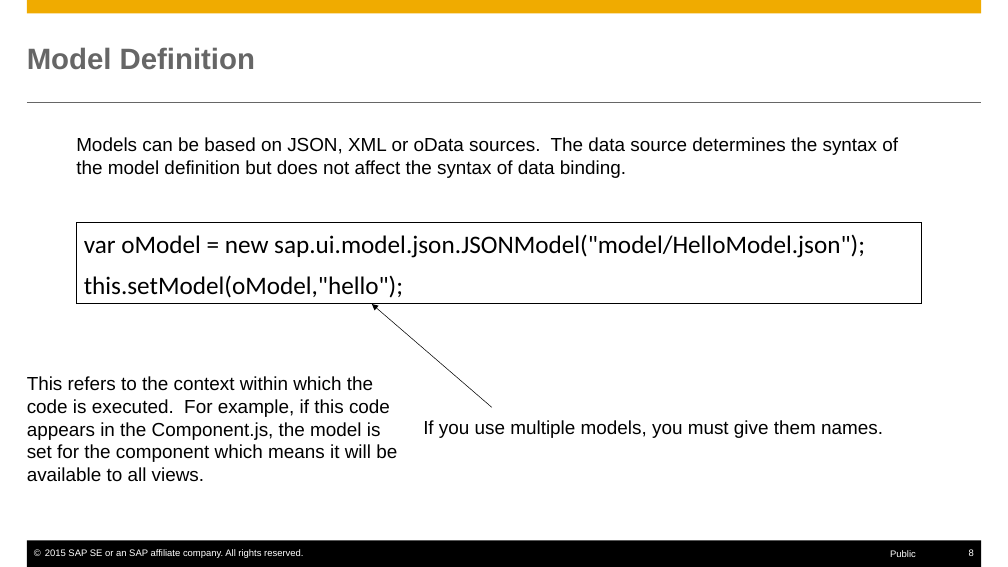
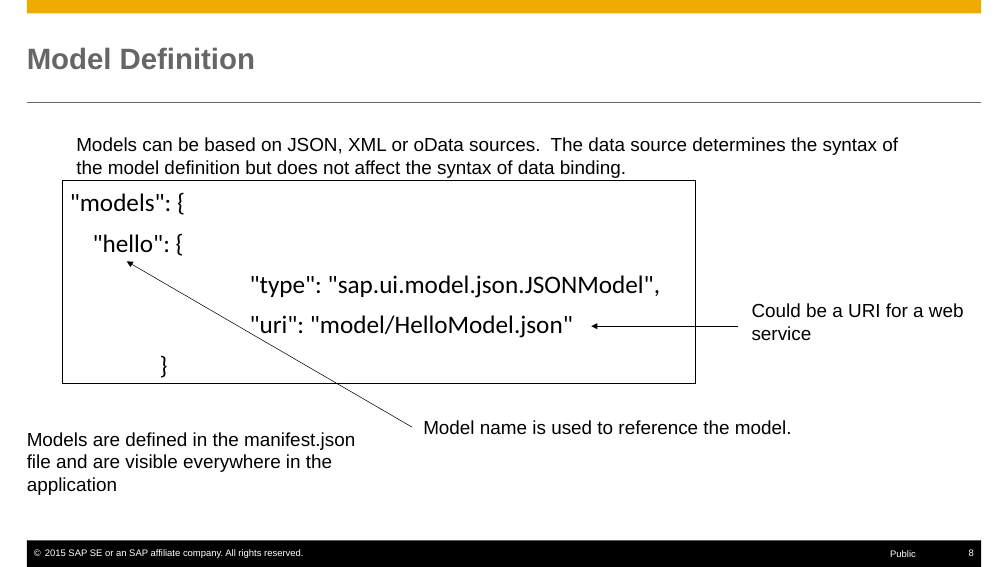
Before and after one commit to rosshigh/UI5, a slide deck: slide 8 of Notes/SAPUI5-DataBinding.pptx. Drawn at 1008x567 pixels with LibreOffice and Linux fonts; fonts in the diff are those of the drawing. Boxes give left, top, right and bottom in pixels: in the first picture for what was removed or moved away, otherwise in the second. Text is boxed around its words. In the diff, an @@ line names an element or a change of style, - is before the commit and + after.

```diff
--- a/Notes/SAPUI5-DataBinding.pptx
+++ b/Notes/SAPUI5-DataBinding.pptx
@@ rectangle ""models": {": place and size @@
-rectangle ""models": {" at bbox=[76, 222, 921, 304]
+rectangle ""models": {" at bbox=[63, 181, 695, 384]
@@ text in rectangle at bbox=[70, 193, 660, 340]: text changed @@
-var oModel = new sap.ui.model.json.JSONModel("model/HelloModel.json");
-this.setModel(oModel,"hello");
+"models": {
+"hello": {
+"type": "sap.ui.model.json.JSONModel",
+"uri": "model/HelloModel.json"
+}
@@ arrow moved from (492, 407) - (372, 304) to (412, 427) - (127, 261) @@
@@ arrow added from (737, 326) to (591, 326), #000000 0.5 pt @@
@@ text added at bbox=[752, 303, 964, 340], 18 pt, text #000000 @@
+Could be a URI for a web
+service
@@ text at bbox=[27, 432, 355, 495]: text changed @@
-This refers to the context within which the
-code is executed. For example, if this code
-appears in the Component.js, the model is
-set for the component which means it will be
-available to all views.
+Models are defined in the manifest.json
+file and are visible everywhere in the
+application
@@ text at bbox=[423, 420, 792, 435]: text changed @@
-If you use multiple models, you must give them names.
+Model name is used to reference the model.
```
Also in this commit, not shown: 1 other slide changed, 24 other files.
